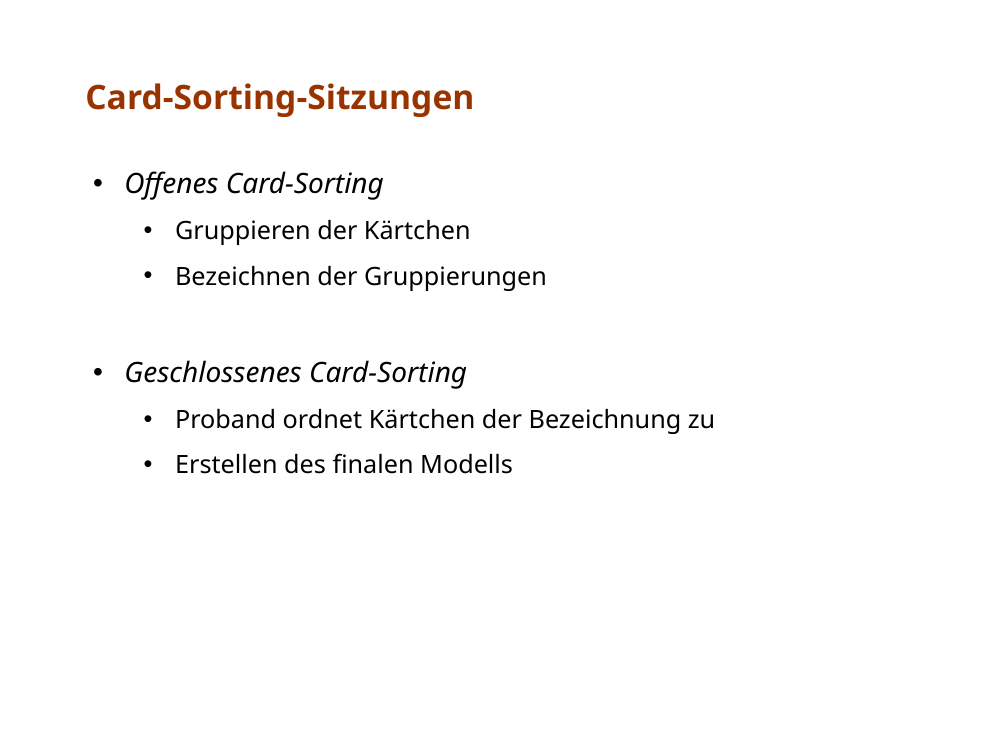
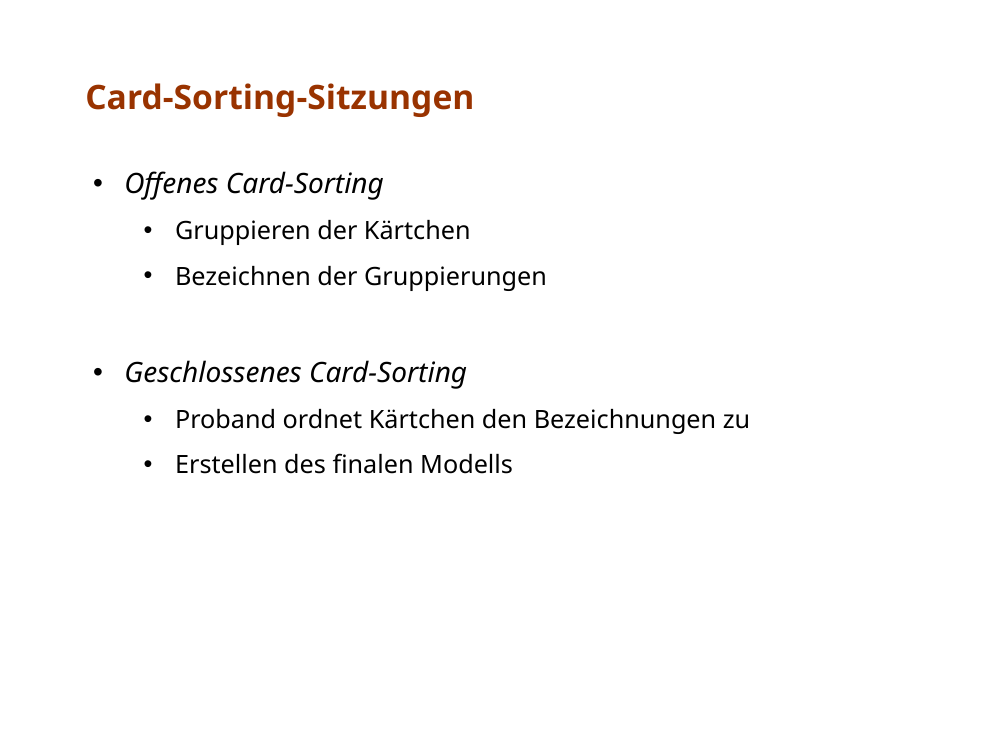
Before and after one commit to stzschoppe/sw-ergonomie, a slide deck: slide 4 of aufgabe17/doc/team17.ppt. Drawn at 1008x756 pixels with LibreOffice and Linux fonts; fonts in the diff are those of the drawing. Boxes give left, top, right and bottom in pixels: in the first picture for what was removed or moved away, otherwise in the second. Text is boxed around its words. In the diff, an @@ line names an element or a change of style, - is before the commit and + after.

```diff
--- a/aufgabe17/doc/team17.ppt
+++ b/aufgabe17/doc/team17.ppt
@@ text at (175,409,750,434): text changed @@
-  • Proband ordnet Kärtchen der Bezeichnung zu
+  • Proband ordnet Kärtchen den Bezeichnungen zu
```
Also in this commit, not shown: 3 other slides changed, 1 slide added, 1 slide removed, 2 other files.
